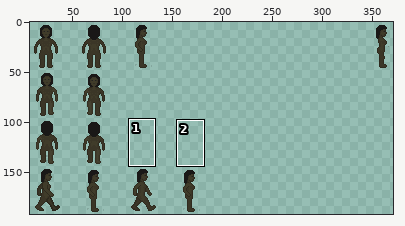
A sprite sheet gets an edit: dist/media/textures/kadijah.png. The picture above shows the old version from afar; the outline marks the close-up.
Close-up. Before:
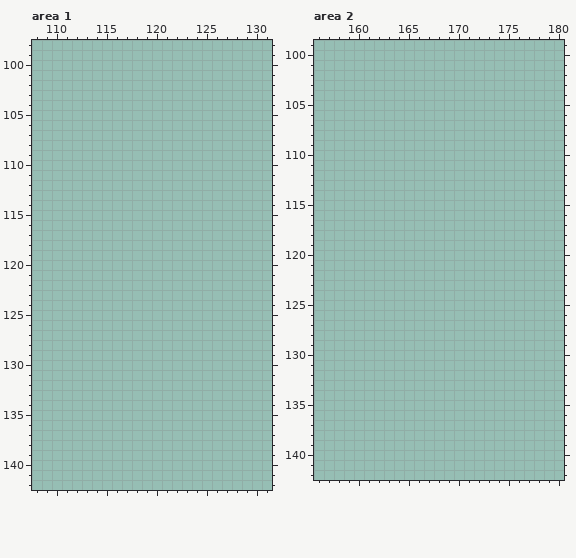
The file is 384x192 pixels. Pixels under 10% opacity are left out. Colours within 5 levels of each other are drawn and written as one. Shown: area 1: x 108..131, y 98..142; area 2: x 156..180, y 99..142. The wide view leaves out empty margins. The commit also changed other parts of the picture, which this record leaves out.
After the commit:
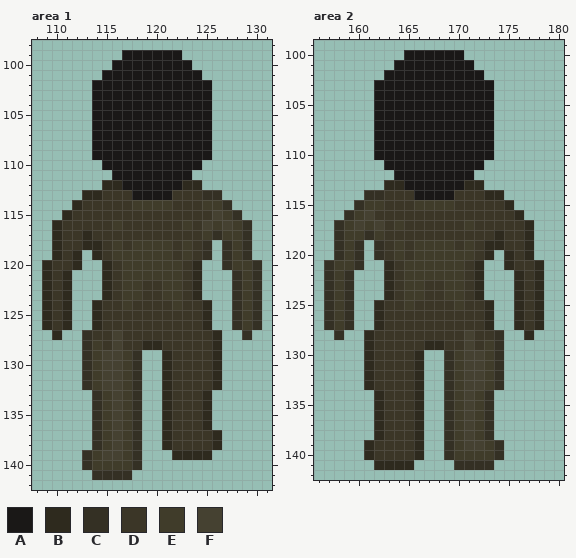
Palette (. is transparent): A #1a1817  B #2e2a1e  C #343024  D #3b3627  E #403c2a  F #454131
Change:
Area 1:
y 99: x 117..122 ...... -> AAAAAA
y 100: x 116..123 ........ -> AAAAAAAA
y 101: x 115..124 .......... -> AAAAAAAAAA
y 102..109: x 114..125 ............ -> AAAAAAAAAAAA
y 110: x 115..124 .......... -> AAAAAAAAAA
y 111: x 116..123 ........ -> AAAAAAAA
y 112: x 115..124 .......... -> BBAAAAAABB
y 113: x 113..126 .............. -> BBDDDAAAADDDCC
y 114: x 112..127 ................ -> BDDDDDEEEEDDDEEC
y 115: x 111..128 .................. -> BDDDDDDDDDDDDDDFEC
y 116: x 110..129 .................... -> BDDDDDEDDDDDDEDFEFEC
y 117: x 110..129 .................... -> BDDBDDDDDDDDDDDECEEC
y 118: x 110..125 ................ -> BDDBBDEDEEEEDEDC; x 127..129 ... -> CEC
y 119: x 110..112 ... -> BDB; x 114..125 ............ -> BDEEEEEEDEDC; x 127..129 ... -> CEC
y 120: x 109..112 .... -> BDDB; x 115..124 .......... -> BDEEEEEEDB; x 127..130 .... -> CEEC
y 121: x 109..111 ... -> BDB; x 115..124 .......... -> BDEEEEEEDB; x 128..130 ... -> CEC
y 122..123: x 109..111 ... -> BDB; x 115..124 .......... -> BDEEDDEEDB; x 128..130 ... -> CEC
y 124: x 109..111 ... -> BDB; x 114..125 ............ -> BDDEDDDDEDDB; x 128..130 ... -> CEC
y 125..126: x 109..111 ... -> BDB; x 114..125 ............ -> BDDDDDDDDDDB; x 128..130 ... -> CEC
y 127: x 110 . -> B; x 113..126 .............. -> CDDFDDDDDDDDDB; x 129 . -> C
y 128: x 113..126 .............. -> CEDFDDBBDDDDDB
y 129..132: x 113..118 ...... -> CEFFEC; x 121..126 ...... -> BDDDDB
y 133..136: x 114..118 ..... -> CEFEC; x 121..125 ..... -> BDDDB
y 137..138: x 114..118 ..... -> CEFEC; x 121..126 ...... -> BDDDDB
y 139: x 113..118 ...... -> CEFFEC; x 122..125 .... -> BBBB
y 140: x 113..118 ...... -> CEEEEC
y 141: x 114..117 .... -> CCCC
Area 2:
y 100: x 165..170 ...... -> AAAAAA
y 101: x 164..171 ........ -> AAAAAAAA
y 102: x 163..172 .......... -> AAAAAAAAAA
y 103..110: x 162..173 ............ -> AAAAAAAAAAAA
y 111: x 163..172 .......... -> AAAAAAAAAA
y 112: x 164..171 ........ -> AAAAAAAA
y 113: x 163..172 .......... -> BBAAAAAABB
y 114: x 161..174 .............. -> CCDDDAAAADDDBB
y 115: x 160..175 ................ -> CEEDDDEEEEDDDDDB
y 116: x 159..176 .................. -> CEFDDDDDDDDDDDDDDB
y 117: x 158..177 .................... -> CEFEFDEDDDDDDEDDDDDB
y 118: x 158..177 .................... -> CEECEDDDDDDDDDDDBDDB
y 119: x 158..160 ... -> CEC; x 162..177 ................ -> CDEDEEEEDEDBBDDB
y 120: x 158..160 ... -> CEC; x 162..173 ............ -> CDEDEEEEEEDB; x 175..177 ... -> BDB
y 121: x 157..160 .... -> CEEC; x 163..172 .......... -> BDEEEEEEDB; x 175..178 .... -> BDDB
y 122: x 157..159 ... -> CEC; x 163..172 .......... -> BDEEEEEEDB; x 176..178 ... -> BDB
y 123..124: x 157..159 ... -> CEC; x 163..172 .......... -> BDEEDDEEDB; x 176..178 ... -> BDB
y 125: x 157..159 ... -> CEC; x 162..173 ............ -> BDDEDDDDEDDB; x 176..178 ... -> BDB
y 126..127: x 157..159 ... -> CEC; x 162..173 ............ -> BDDDDDDDDDDB; x 176..178 ... -> BDB
y 128: x 158 . -> C; x 161..174 .............. -> BDDDDDDDDDFDDC; x 177 . -> B
y 129: x 161..174 .............. -> BDDDDDBBDDFDEC
y 130..133: x 161..166 ...... -> BDDDDB; x 169..174 ...... -> CEFFEC
y 134..138: x 162..166 ..... -> BDDDB; x 169..173 ..... -> CEFEC
y 139: x 161..166 ...... -> BDDDDB; x 169..174 ...... -> CEFFEC
y 140: x 161..166 ...... -> BDDDDB; x 169..174 ...... -> CEEEEC
y 141: x 162..165 .... -> BBBB; x 170..173 .... -> CCCC
